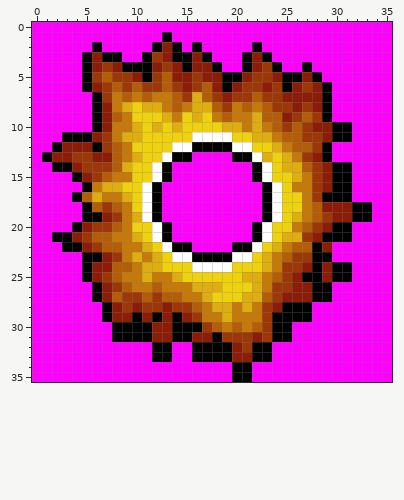
Two states of a pixel-art file, assets/minecraft/textures/raw/fire_resistance.ase. Above, as it was before the edit.
36x36 pixels, 1 frame.
Once edited:
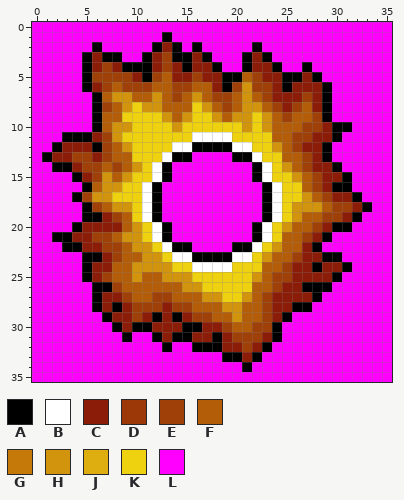
Palette (. is transparent): A #000000  B #ffffff  C #8b1c08  D #9c3808  E #9f4008  F #b45d08  G #c57908  H #d2940d  J #deae10  K #eed210  L #ff00ff
What changed:
Changed rows in their new state; - is an unchanged pixel.
Layer "32":
first column x 4:
 3 --------CE--------------------
 4 ---E-----E---------C----------
 5 --EEEE--E---E----FEC----------
 6 ---E-EEEF-EEF---EHEEC--C------
 7 ---FHHF-HFEFH-EEFH-EC--E------
 8 ---EFH-HHF-FKH-EFHH-ECEF------
 9 ---F-K---HFHK-H-HHKH-EF-E-----
10 ---FHHK-K-H----KKHKH-F-EE-----
11 ---EHKK-----------KKF-EEC--L--
12 ---E-H--------------HFECC-----
13 EE-E-FK------------K-FFE------
14 -EEFEFH--------------HFEC--L--
15 --EHFH----------------HFE-C---
16 --FHH-----------------KFE-----
17 -EHHKK-----------------HFECCA-
18 --EFHH----------------HHHFEEC-
19 ----EFK---------------HF-EE--L
20 --CCCFH--------------HF-E-----
21 -CEEFHH--------------FFE--LL--
22 --CEEFHH------------HF-C-L----
23 ----EFFHH----------HF-ECC-A---
24 ------HHHH---------FFEC---C---
25 ---E-FHFFHHH-----KHFEE-CC--L--
26 ---AE-FF-FFHHKK---FFEC-A------
27 ----CEF-EE-FFHH--HFEC----L----
28 --ACACEEE-EE-FFHHFFE-C--------
29 ------E-----EEFFHFFEC-LL------
30 -----C----C--CCE-FEE-L--------
31 ----L-LLA------CEEEC-L--------
32 --------L------C-EC-----------
33 --------LL--LLL-A--L----------
34 ----------------L-------------
35 ----------------LL------------
Pixel boxes of the changes (left, top, right, bottom) in both pictures:
changed: (72, 52, 372, 382)
